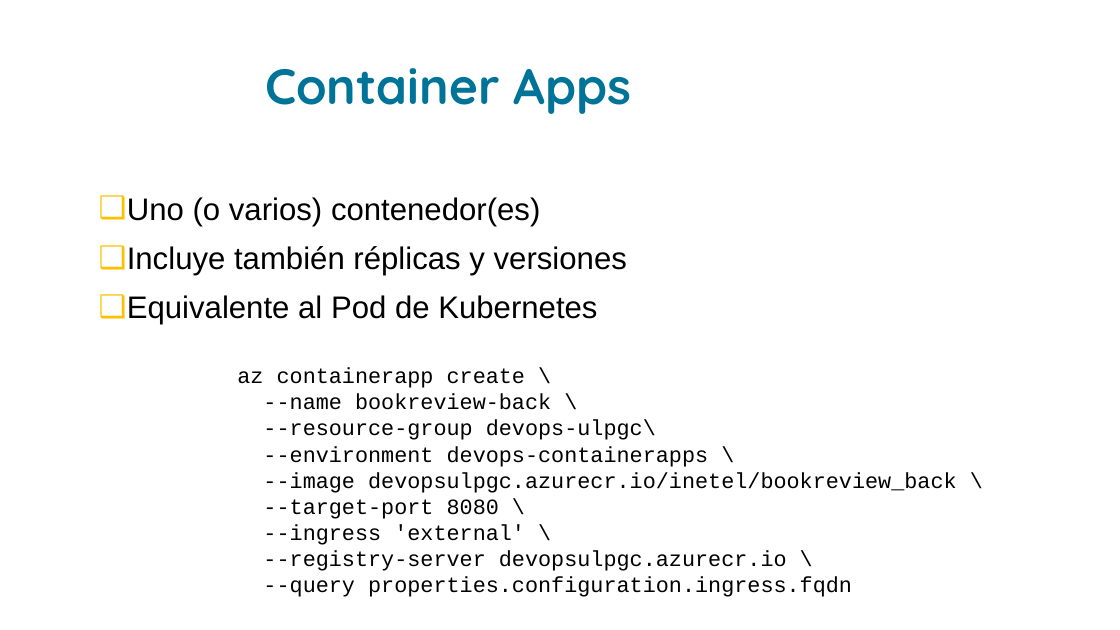
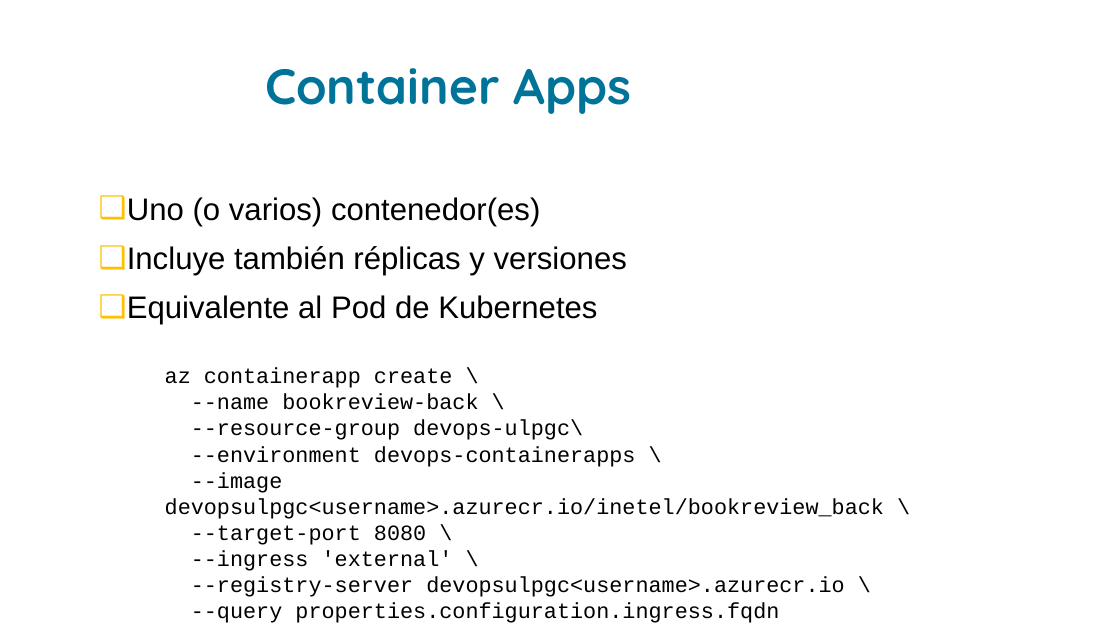
Before and after one commit to grupoinetel/curso-devops-ulpgc, a slide deck: slide 40 of ppt/container_apps-devops-ulpgc.pptx (slide 38 before the commit). Drawn at 1120x630 pixels with LibreOffice and Linux fonts; fonts in the diff are those of the drawing; background and template pictures are left out. Boxes give left, top, right and bottom in pixels: in the first picture for what was removed or moved away, otherwise in the second. Text is boxed around its words. In the diff, an @@ line names an element or a change of style, - is before the commit and + after.

Commit message:
minor fixes container_apps slides

```diff
--- a/ppt/container_apps-devops-ulpgc.pptx
+++ b/ppt/container_apps-devops-ulpgc.pptx
@@ text "az containerapp create \" moved from (x1=237, y1=367, x2=957, y2=597) to (x1=165, y1=367, x2=884, y2=623) @@
@@ text at (x1=165, y1=472, x2=884, y2=519): text changed @@
---image devopsulpgc.azurecr.io/inetel/bookreview_back \
+--image devopsulpgc<username>.azurecr.io/inetel/bookreview_back \
@@ text at (x1=191, y1=577, x2=845, y2=597): text changed @@
---registry-server devopsulpgc.azurecr.io \
+--registry-server devopsulpgc<username>.azurecr.io \
```
Also in this commit, not shown: 8 other slides changed, 2 slides added, 1 other file.
